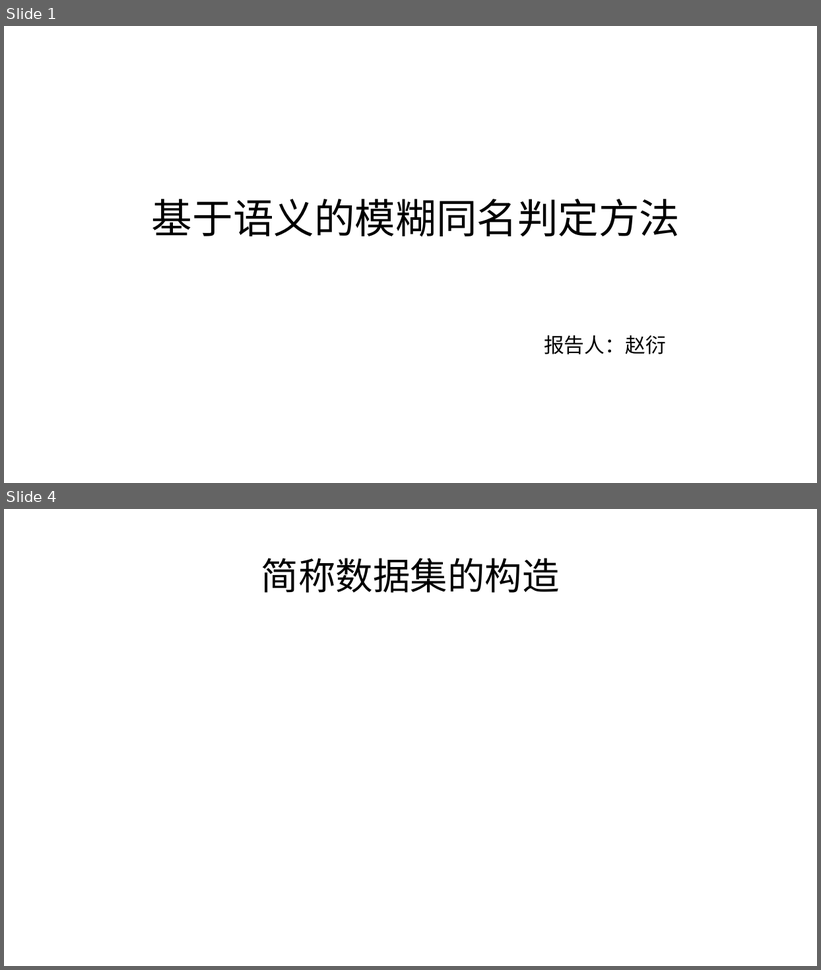
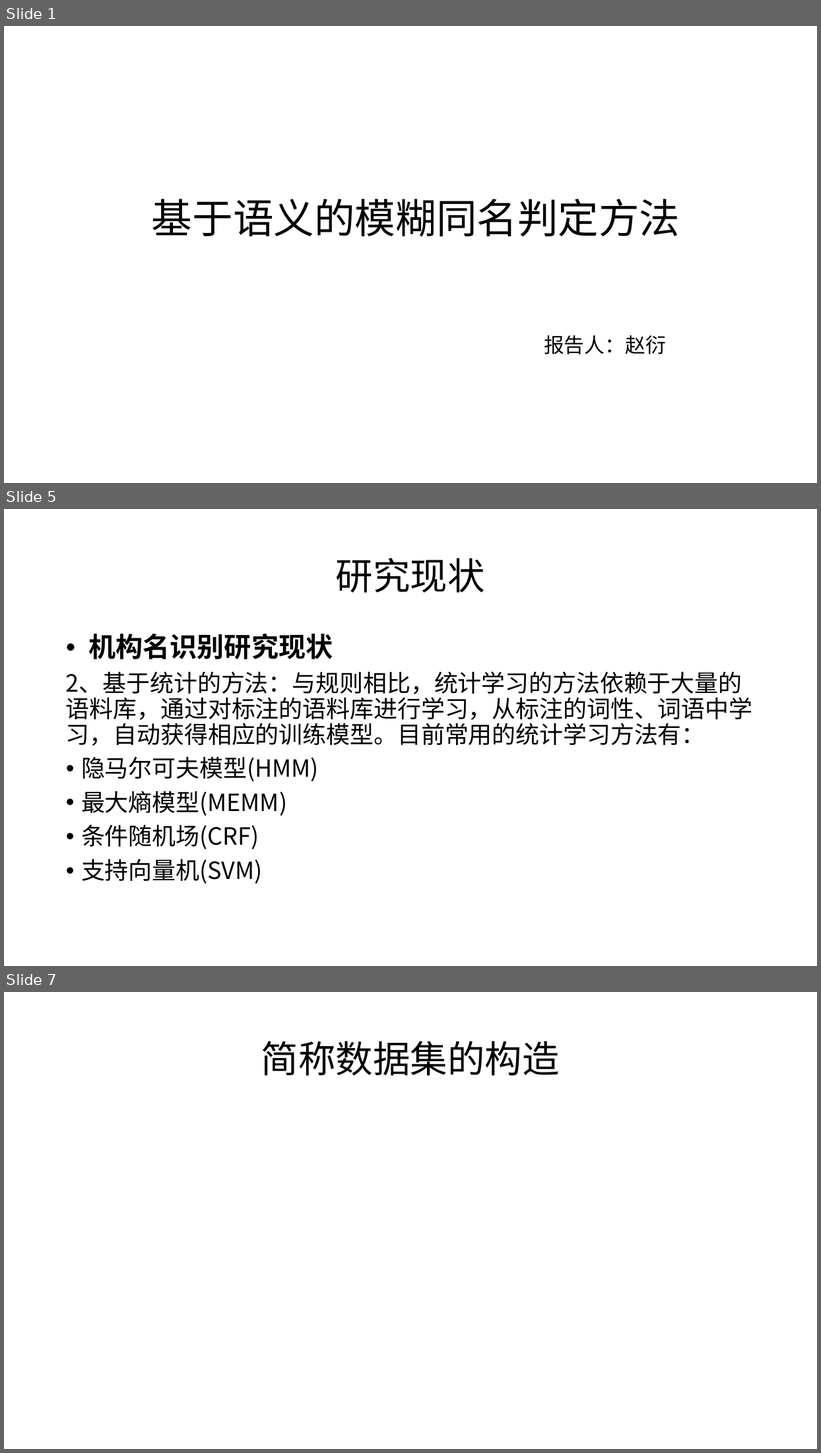
Before and after one commit to SupNewBeen/untitled, a slide deck: 基于语义的模糊同名判定方法.pptx. Shown one above the other, each under a label of ours: slides 1 and 4 before the commit, slides 1, 5 and 7 after it; the slides between them are not shown. The pictures are 821x970 and 821x1453 pixels, drawn with LibreOffice and Linux fonts; fonts in the diff are those of the drawing. Boxes give left, top, right and bottom in pixels: in the first picture for what was removed or moved away, otherwise in the second. Text is boxed around its words. In the diff, an @@ line names an element or a change of style, - is before the commit and + after.

```diff
--- a/基于语义的模糊同名判定方法.pptx
+++ b/基于语义的模糊同名判定方法.pptx
@@ slide 5 added at box(4, 509, 817, 966), background #FFFFFF @@
@@ title added at box(336, 558, 485, 593), 44 pt, text #000000 @@
+研究现状
@@ text added at box(66, 633, 753, 884), 28 pt, text #000000 @@
+• 机构名识别研究现状
+2、基于统计的方法：与规则相比，统计学习的方法依赖于大量的语料库，通过对标注的语料库进行学习，从标注的词性、词语中学习，自动获得相应的训练模型。目前常用的统计学习方法有：
+• 隐马尔可夫模型(HMM)
+• 最大熵模型(MEMM)
+• 条件随机场(CRF)
+• 支持向量机(SVM)
@@ what was slide 4 is now slide 7 @@
```
Also in this commit, not shown: 1 slide changed, 5 other slides added, 2 slides removed.
